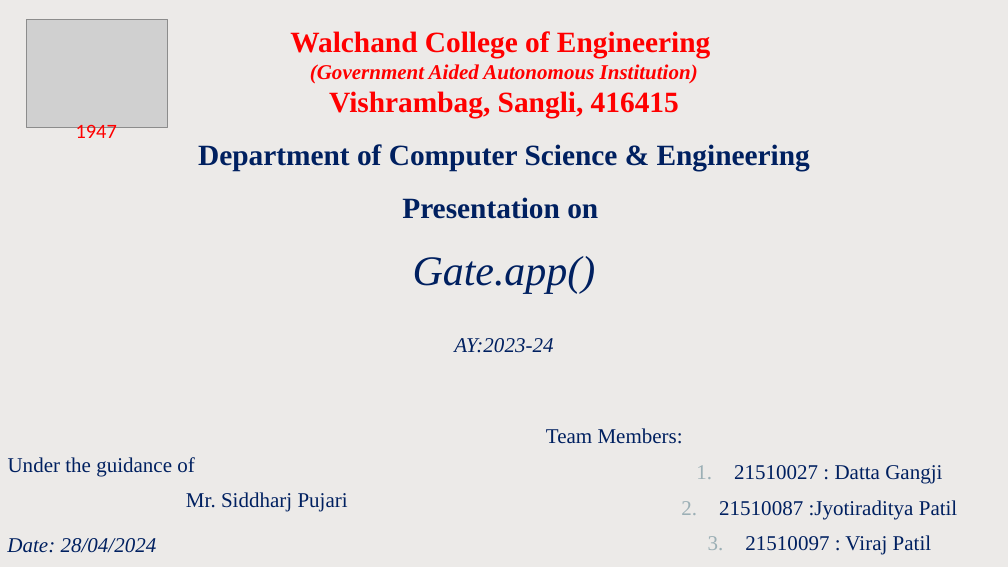
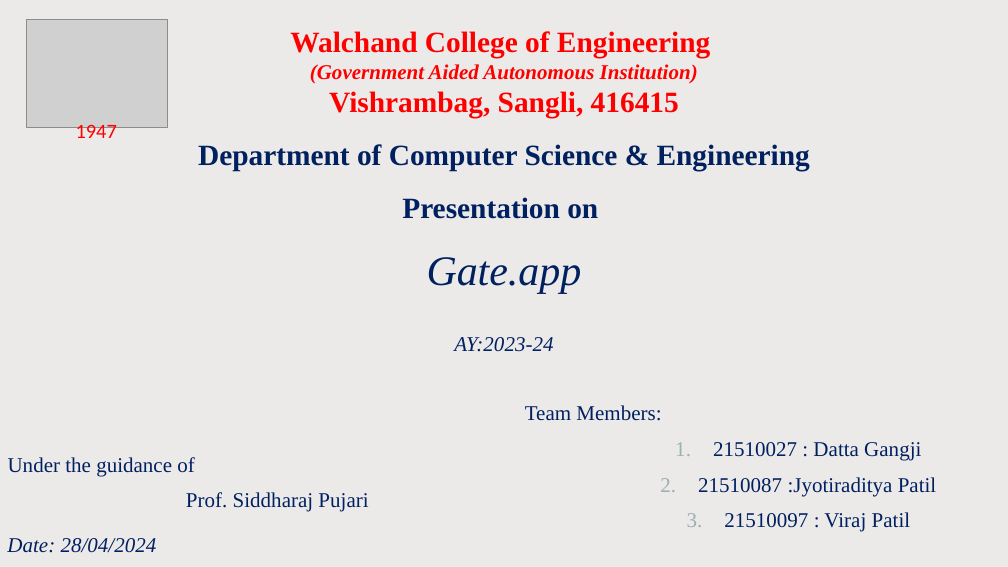
Before and after one commit to 3P-s/app.GATE, a slide deck: slide 1 of MP2_6CS342_AY23-24_ESE_presentation_format.pptx. Drawn at 1008x567 pixels with LibreOffice and Linux fonts; fonts in the diff are those of the drawing; grey boxes stand for pictures. Boxes give left, top, right and bottom in pixels: in the first picture for what was removed or moved away, otherwise in the second. Text is boxed around its words. In the diff, an @@ line names an element or a change of style, - is before the commit and + after.

```diff
--- a/MP2_6CS342_AY23-24_ESE_presentation_format.pptx
+++ b/MP2_6CS342_AY23-24_ESE_presentation_format.pptx
@@ text at [427, 257, 582, 293]: text changed @@
-Gate.app()
+Gate.app
@@ text "Team Members:": place and size @@
-text "Team Members:" at [546, 428, 957, 555]
+text "Team Members:" at [525, 405, 936, 532]
@@ subtitle at [186, 492, 368, 512]: text changed @@
-Mr. Siddharj Pujari
+Prof. Siddharaj Pujari
```
Also in this commit, not shown: 5 other slides changed, 6 slides added, 6 slides removed, 3 other files.
